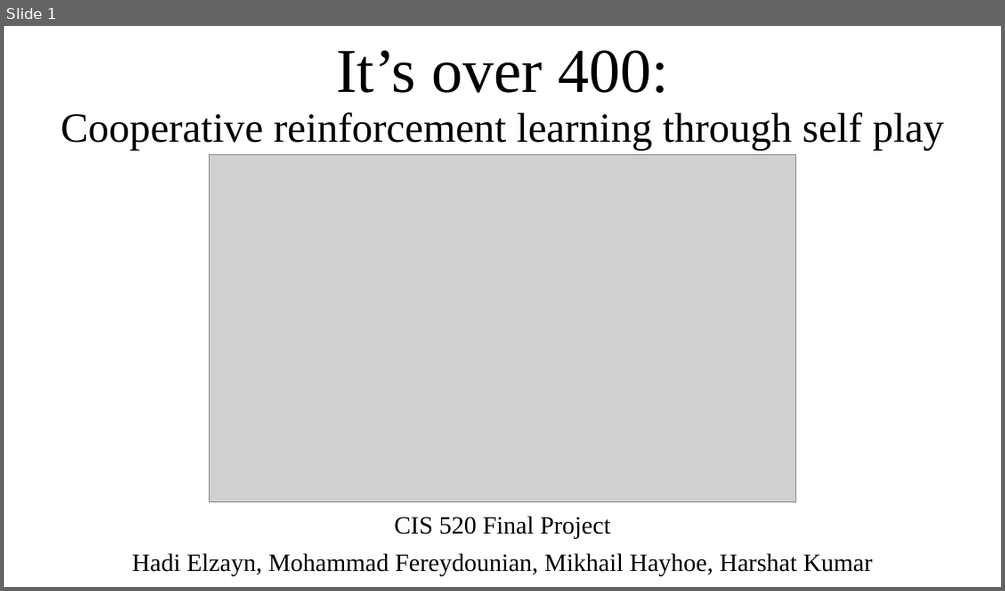
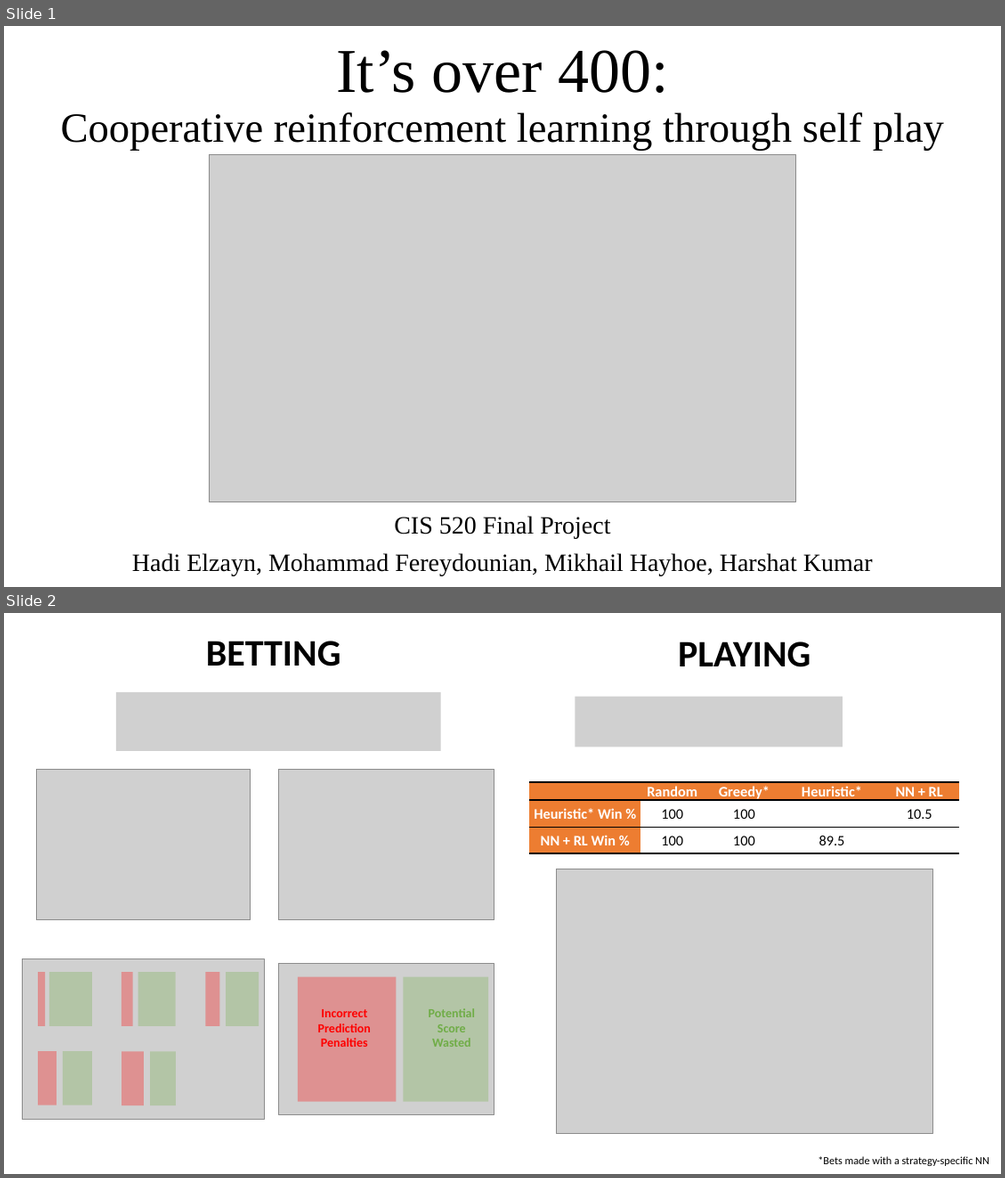
Before and after one commit to MHayhoe/400, a slide deck: Slides.pptx. Shown one above the other, each under a label of ours: slide 1 before the commit, slides 1 and 2 after it. The pictures are 1005x591 and 1005x1178 pixels, drawn with LibreOffice and Linux fonts; fonts in the diff are those of the drawing; grey boxes stand for pictures. Boxes give left, top, right and bottom in pixels: in the first picture for what was removed or moved away, otherwise in the second. Text is boxed around its words. In the diff, an @@ line names an element or a change of style, - is before the commit and + after.

Commit message:
Slides

```diff
--- a/Slides.pptx
+++ b/Slides.pptx
@@ slide 2 added at [4, 613, 1001, 1174], background #FFFFFF @@
@@ text added at [206, 641, 341, 666], 36 pt, text #000000, bold @@
+BETTING
@@ text added at [678, 641, 810, 667], 36 pt, text #000000, bold @@
+PLAYING
@@ picture added at [116, 692, 441, 751] @@
@@ picture added at [575, 697, 843, 747] @@
@@ picture added at [36, 770, 251, 920] @@
@@ picture added at [278, 770, 494, 920] @@
@@ table added at [530, 782, 960, 853], 3 rows, 5 columns @@
+ | Random | Greedy* | Heuristic* | NN + RL
+Heuristic* Win % | 100 | 100 |  | 10.5
+NN + RL Win % | 100 | 100 | 89.5 | 
@@ picture added at [557, 868, 933, 1134] @@
@@ group added at [22, 959, 264, 1119]: 10 rectangles, 1 picture @@
@@ group added at [278, 964, 494, 1115]: 2 texts, 2 rectangles, 1 picture @@
+Potential
+Score
+Wasted
+Incorrect
+Prediction
+Penalties
@@ text added at [817, 1156, 989, 1166], 10.5 pt, text #000000 @@
+*Bets made with a strategy-specific NN
```
Also in this commit, not shown: 1 slide removed, 1 other file.
